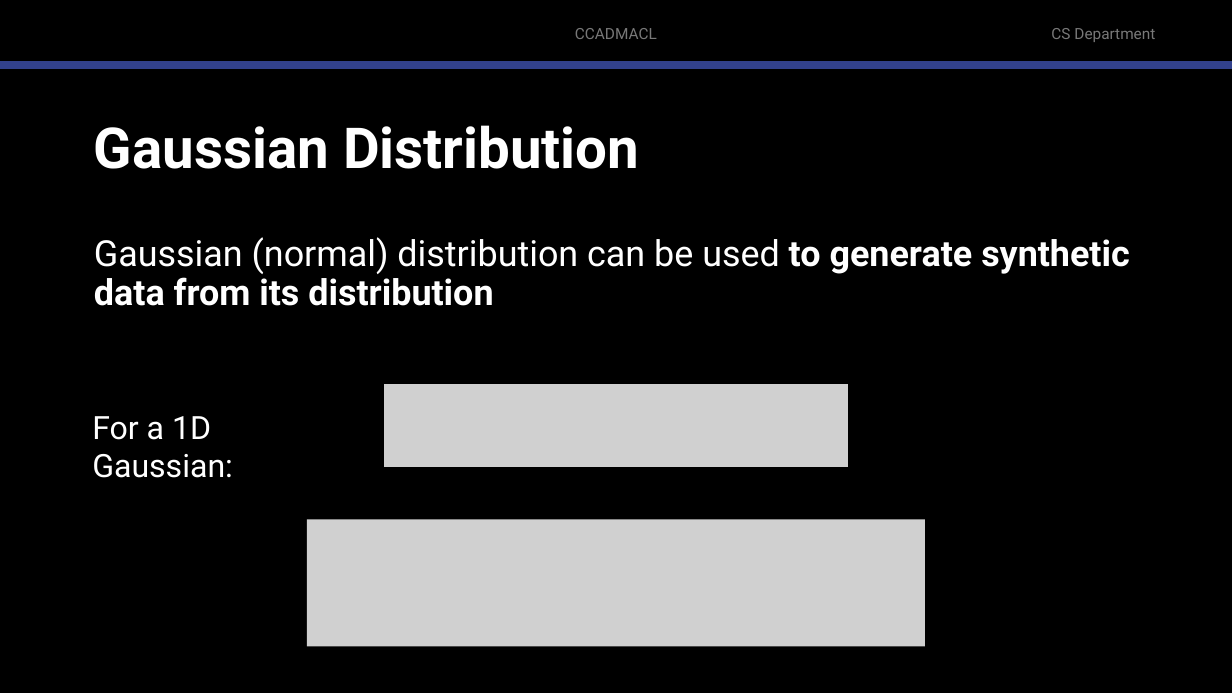
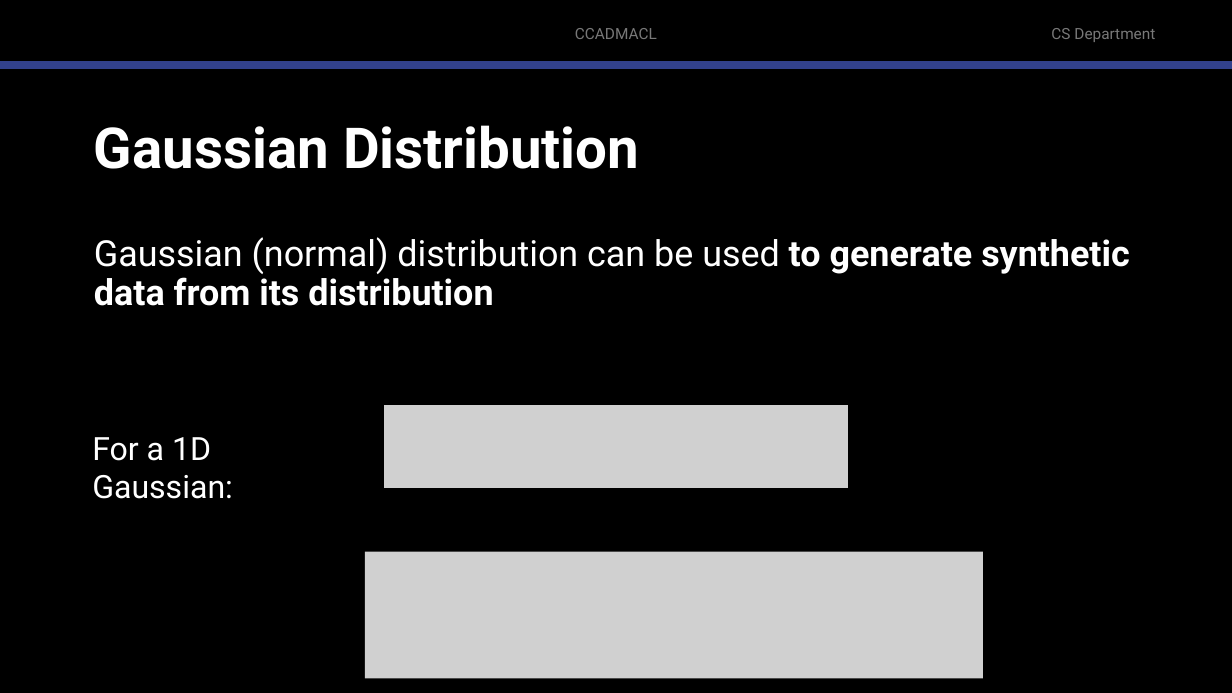
Before and after one commit to robitussin/CCADMACL, a slide deck: slide 53 of 8 - Gaussian Mixture Models/Introduction to Gaussian Mixture Models.pptx. Drawn at 1232x693 pixels with LibreOffice and Linux fonts; fonts in the diff are those of the drawing; grey boxes stand for pictures; background and template pictures are left out. Boxes give left, top, right and bottom in pixels: in the first picture for what was removed or moved away, otherwise in the second. Text is boxed around its words. In the diff, an @@ line names an element or a change of style, - is before the commit and + after.

```diff
--- a/8 - Gaussian Mixture Models/Introduction to Gaussian Mixture Models.pptx
+++ b/8 - Gaussian Mixture Models/Introduction to Gaussian Mixture Models.pptx
@@ picture: place and size @@
-picture at <box>382,382,850,469</box>
+picture at <box>382,403,850,490</box>
@@ text "For a 1D Gaussian:": place and size @@
-text "For a 1D Gaussian:" at <box>92,416,233,478</box>
+text "For a 1D Gaussian:" at <box>92,437,233,499</box>
@@ picture: place and size @@
-picture at <box>307,519,925,646</box>
+picture at <box>365,552,983,678</box>
```
Also in this commit, not shown: 13 other slides changed, 1 slide added.
